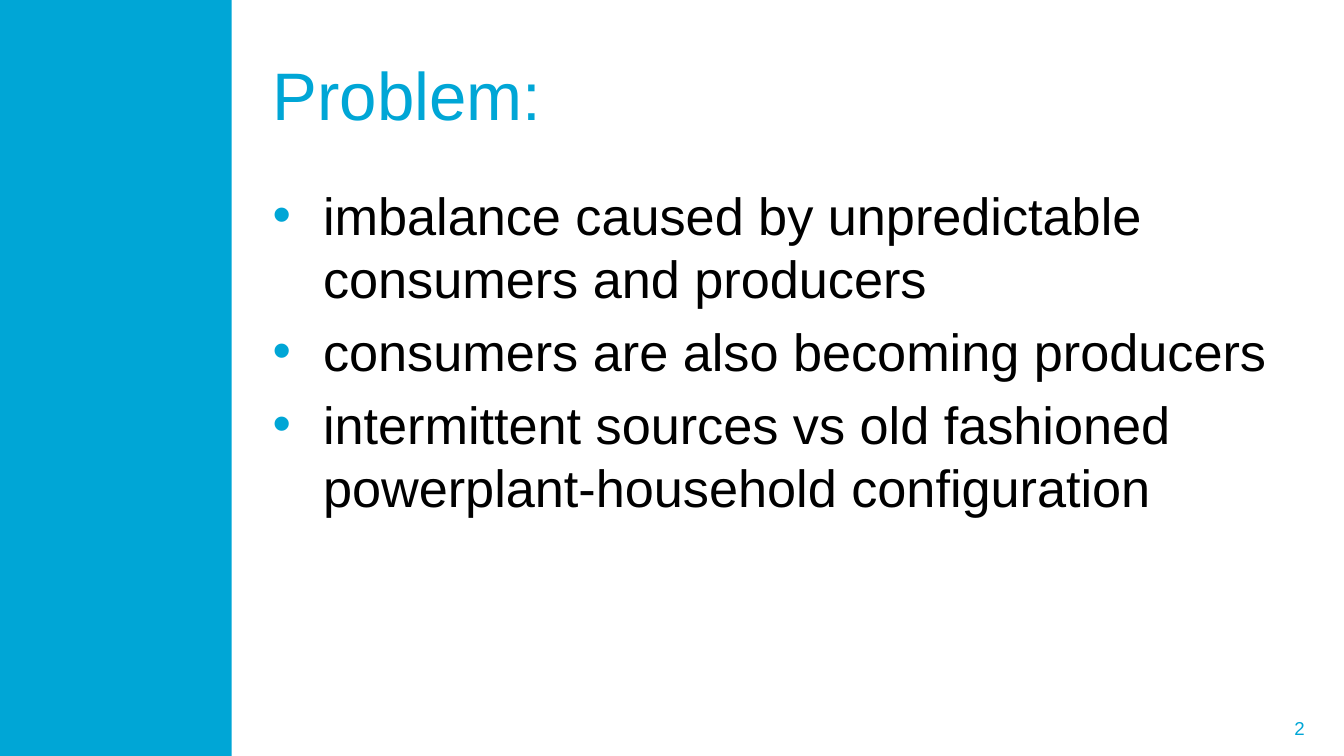
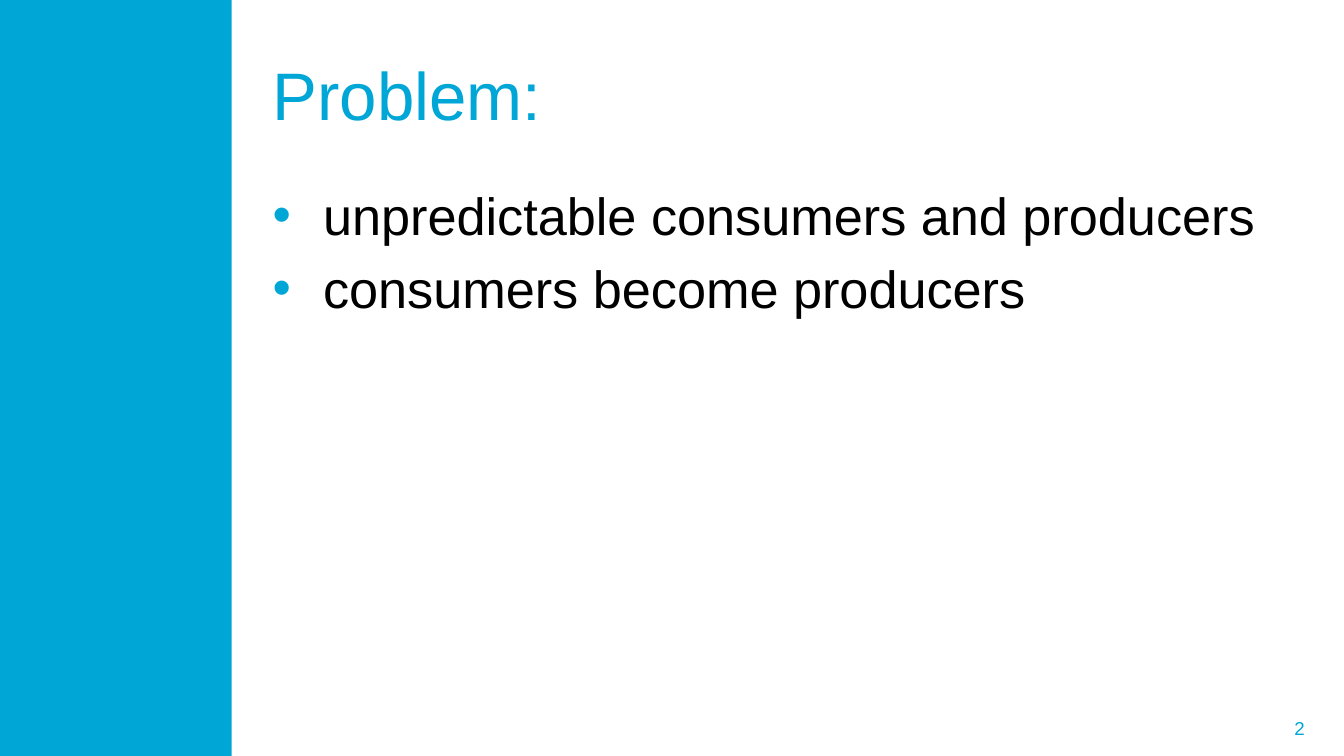
Before and after one commit to blockchain-lab/eXchains, a slide deck: slide 2 of Documentation/SmartGridChain.pptx. Drawn at 1344x756 pixels with LibreOffice and Linux fonts; fonts in the diff are those of the drawing; background and template pictures are left out. Boxes give left, top, right and bottom in pixels: in the first picture for what was removed or moved away, otherwise in the second. Text is boxed around its words. In the diff, an @@ line names an element or a change of style, - is before the commit and + after.

```diff
--- a/Documentation/SmartGridChain.pptx
+++ b/Documentation/SmartGridChain.pptx
@@ text at [323, 197, 1254, 318]: text changed @@
-• imbalance caused by unpredictable consumers and producers
-• consumers are also becoming producers
-• intermittent sources vs old fashioned powerplant-household configuration
+• unpredictable consumers and producers
+• consumers become producers
```
Also in this commit, not shown: 3 other slides changed.
